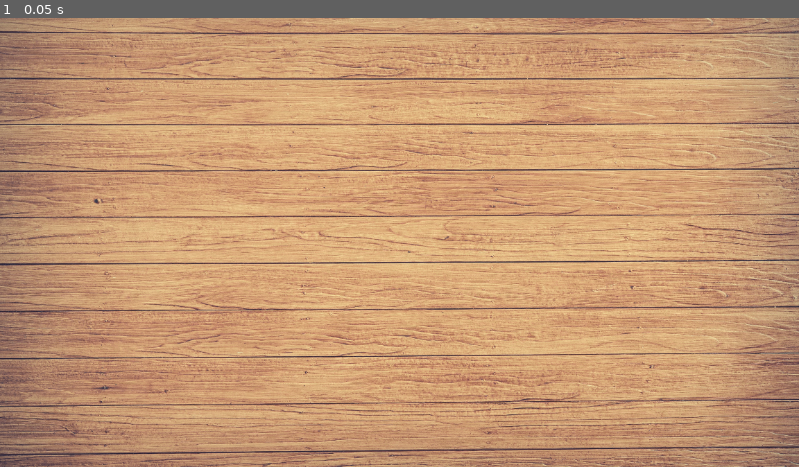
Above: before the commit, frame 1.
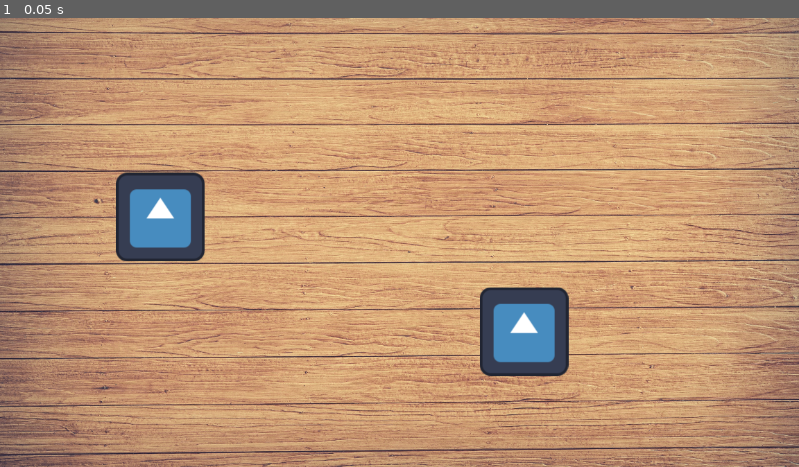
Above: after the commit, the same moment.

Repository: ryanabx/tabletop-engine
Game: Godot game, scene res://src/scenes/screens/tabletop.tscn
Same seed, same stepped clock (60 frames per second), same inputs: the game is played once before the commit and once after it. The project has no main scene, so this scene is started directly. The engine's default icon, where the game draws it, is replaced by a stand-in: a white triangle on a blue panel in a dark square.
Inputs:
- Up to frame 1 (0.05 s): no input

The runs differ from the first frame. In frame 1, 4.4% of the frame differs, in the area x 14-72%, y 34-80%.

Commit message:
More changes

Diff:
--- /dev/null
+++ b/src/scenes/game_objects/collection.tscn
@@ -0,0 +1,9 @@
+[gd_scene load_steps=3 format=3 uid="uid://u26fevpbhaf"]
+
+[ext_resource type="Texture2D" uid="uid://cgl436kyj0iv" path="res://src/assets/black-pixel.png" id="1_ksjt0"]
+[ext_resource type="Script" path="res://src/scripts/game_objects/collection.gd" id="2_6tgl3"]
+
+[node name="Collection" type="Sprite2D"]
+scale = Vector2(256.5, 256.5)
+texture = ExtResource("1_ksjt0")
+script = ExtResource("2_6tgl3")
--- a/src/scenes/screens/tabletop.tscn
+++ b/src/scenes/screens/tabletop.tscn
@@ -1,6 +1,7 @@
-[gd_scene load_steps=2 format=3 uid="uid://bd0t8uq0xv6wr"]
+[gd_scene load_steps=3 format=3 uid="uid://bd0t8uq0xv6wr"]
 
 [ext_resource type="Texture2D" uid="uid://cbpxdhvy0dyht" path="res://src/assets/wood-background.jpg" id="1_488j0"]
+[ext_resource type="PackedScene" uid="uid://djm14ahg7tlq6" path="res://src/scenes/game_objects/game_object.tscn" id="1_sr361"]
 
 [node name="Tabletop" type="Node"]
 
@@ -13,3 +14,9 @@
 scale = Vector2(0.291556, 0.291556)
 texture = ExtResource("1_488j0")
 metadata/_edit_lock_ = true
+
+[node name="GameObject" parent="GameBoard" instance=ExtResource("1_sr361")]
+position = Vector2(179.648, 128.637)
+
+[node name="GameObject2" parent="GameBoard" instance=ExtResource("1_sr361")]
+position = Vector2(-344.792, -36.6625)
--- /dev/null
+++ b/src/scripts/game_objects/collection.gd
@@ -0,0 +1,4 @@
+class_name GameCollection
+extends Sprite2D
+
+@export var cards_visible: bool = false
--- a/src/scripts/game_objects/game_object.gd
+++ b/src/scripts/game_objects/game_object.gd
@@ -1,3 +1,4 @@
+class_name GameObject
 extends Sprite2D
 
 var grabbable: bool = false
@@ -10,9 +11,9 @@
 		if get_rect().has_point(to_local(event.position) - get_viewport_transform().origin):
 			grabbable = event.pressed
 			mouse_offset_vect = global_position - get_global_mouse_position()
-	if event is InputEventMouseMotion:
+	if event is InputEventMouseMotion and not Input.is_mouse_button_pressed(MOUSE_BUTTON_LEFT):
 		if get_rect().has_point(to_local(event.global_position) - get_viewport_transform().origin):
-			modulate.a = 0.7
+			modulate.a = 0.9
 		else:
 			modulate.a = 1.0
 
--- /dev/null
+++ b/src/scripts/singletons/game_manager.gd
@@ -0,0 +1,2 @@
+class_name GameManager
+extends Node
Binary file added: src/assets/black-pixel.png
Not shown, added: src/assets/black-pixel.png.import
